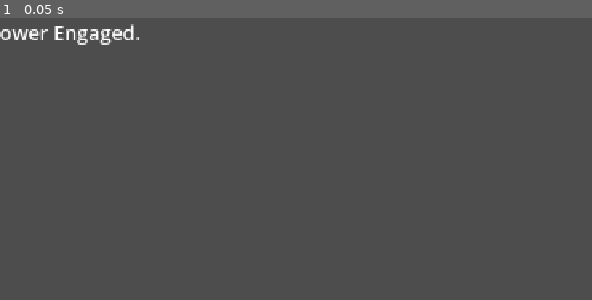
Above: before the commit, frame 1.
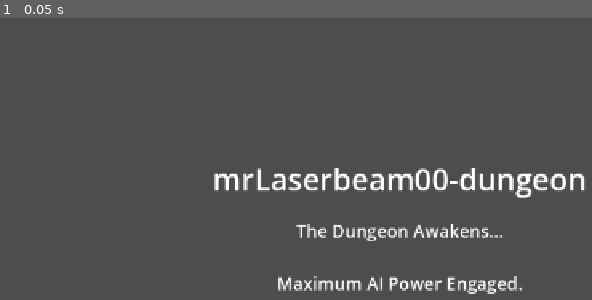
Above: after the commit, the same moment.

Repository: mh7whmyz6z-alt/mrLaserbeam00-dungeon
Game: Godot game, scene res://main.tscn
The game is run twice, just before and just after one commit, with the same random seed, the same clock (stepped at 60 frames per second) and the same inputs. Before the commit the project has no main scene; this scene is started directly in both runs.
Inputs:
- Up to frame 1 (0.05 s): no input

The runs differ from the first frame. In frame 1, 4.8% of the frame differs, in the area x 0-99%, y 2-98%.

Commit message:
fix: set default main scene + improve starter scene
- Added run/main_scene to project.godot
- Switched to proper Control + CenterContainer layout
- Better visible UI for first run
- Updated script to match new nodes

Diff:
--- a/main.gd
+++ b/main.gd
@@ -1,11 +1,12 @@
-extends Node2D
+extends Control
 
-@onready var label = $Label
+@onready var title = $CenterContainer/VBoxContainer/Title
+@onready var subtitle = $CenterContainer/VBoxContainer/Subtitle
 
 func _ready():
-	label.text = "The Dungeon Awakens...\n\nMaximum AI Power Engaged."
+	title.text = "mrLaserbeam00-dungeon"
+	subtitle.text = "The Dungeon Awakens...\n\nMaximum AI Power Engaged."
 	print("Crawler has entered the Godot chamber.")
 
 func _process(delta):
-	# The Architect is always watching
 	pass
--- a/main.tscn
+++ b/main.tscn
@@ -2,22 +2,34 @@
 
 [ext_resource type="Script" path="res://main.gd" id="1"]
 
-[node name="Main" type="Node2D"]
+[node name="Main" type="Control"]
+anchors_preset = 15
+anchor_right = 1.0
+anchor_bottom = 1.0
+grow_horizontal = 2
+grow_vertical = 2
 script = ExtResource("1")
 
-[node name="Label" type="Label" parent="."]
-anchors_preset = 8
-anchor_left = 0.5
-anchor_top = 0.5
-anchor_right = 0.5
-anchor_bottom = 0.5
-offset_left = -200
-offset_top = -50
-offset_right = 200
-offset_bottom = 50
+[node name="CenterContainer" type="CenterContainer" parent="."]
+layout_mode = 1
+anchors_preset = 15
+anchor_right = 1.0
+anchor_bottom = 1.0
 grow_horizontal = 2
 grow_vertical = 2
-theme_override_font_sizes/font_size = 32
-text = "Loading the Dungeon..."
+
+[node name="VBoxContainer" type="VBoxContainer" parent="CenterContainer"]
+layout_mode = 2
+theme_override_constants/separation = 30
+
+[node name="Title" type="Label" parent="CenterContainer/VBoxContainer"]
+layout_mode = 2
+theme_override_font_sizes/font_size = 48
+text = "mrLaserbeam00-dungeon"
 horizontal_alignment = 1
-vertical_alignment = 1
+
+[node name="Subtitle" type="Label" parent="CenterContainer/VBoxContainer"]
+layout_mode = 2
+theme_override_font_sizes/font_size = 28
+text = "The Dungeon Awakens"
+horizontal_alignment = 1
--- a/project.godot
+++ b/project.godot
@@ -1,5 +1,10 @@
 ; Engine configuration file.
-; It's best edited using the editor!
+; It's best edited using the editor UI and not directly,
+; since the parameters that go here are not all obvious.
+;
+; Format:
+;   [section] ; section goes between []
+;   param=value ; assign values to parameters
 
 config_version=5
 
@@ -8,6 +13,7 @@
 config/name="mrLaserbeam00-dungeon"
 config/description="The first creation forged by mrLaserbeam00 and The Architect."
 config/version="0.1.0"
+run/main_scene="res://main.tscn"
 config/features=PackedStringArray("4.7", "GL Compatibility")
 config/icon="res://icon.svg"
 
